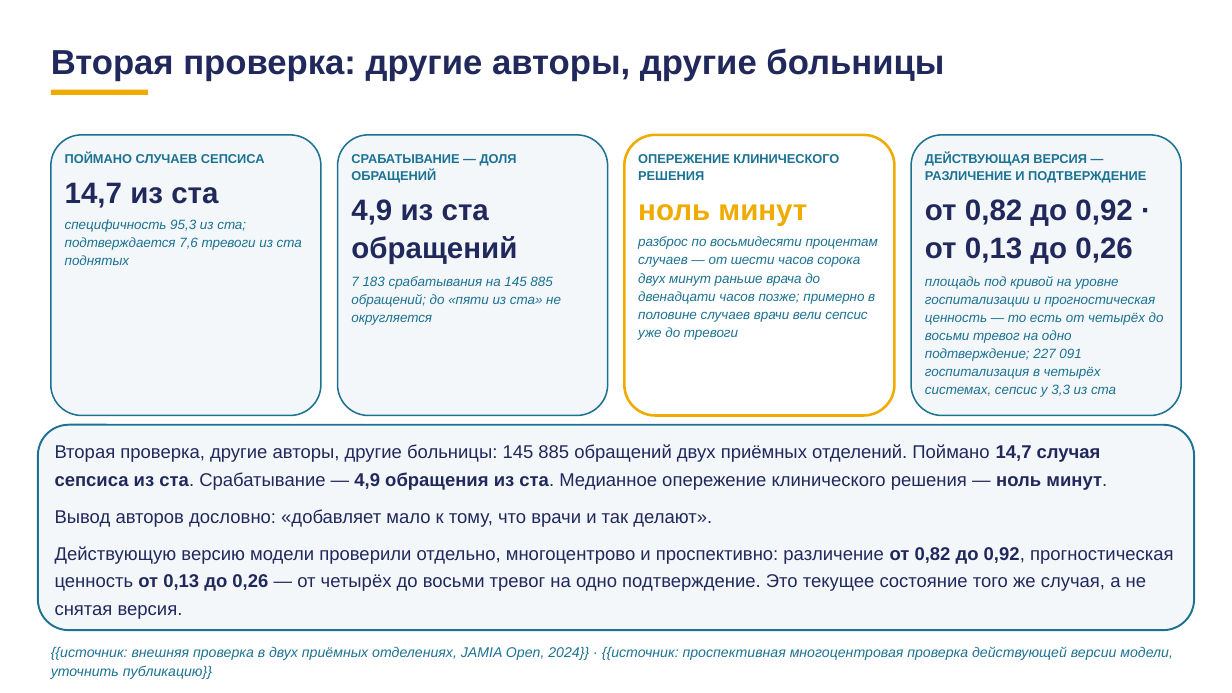
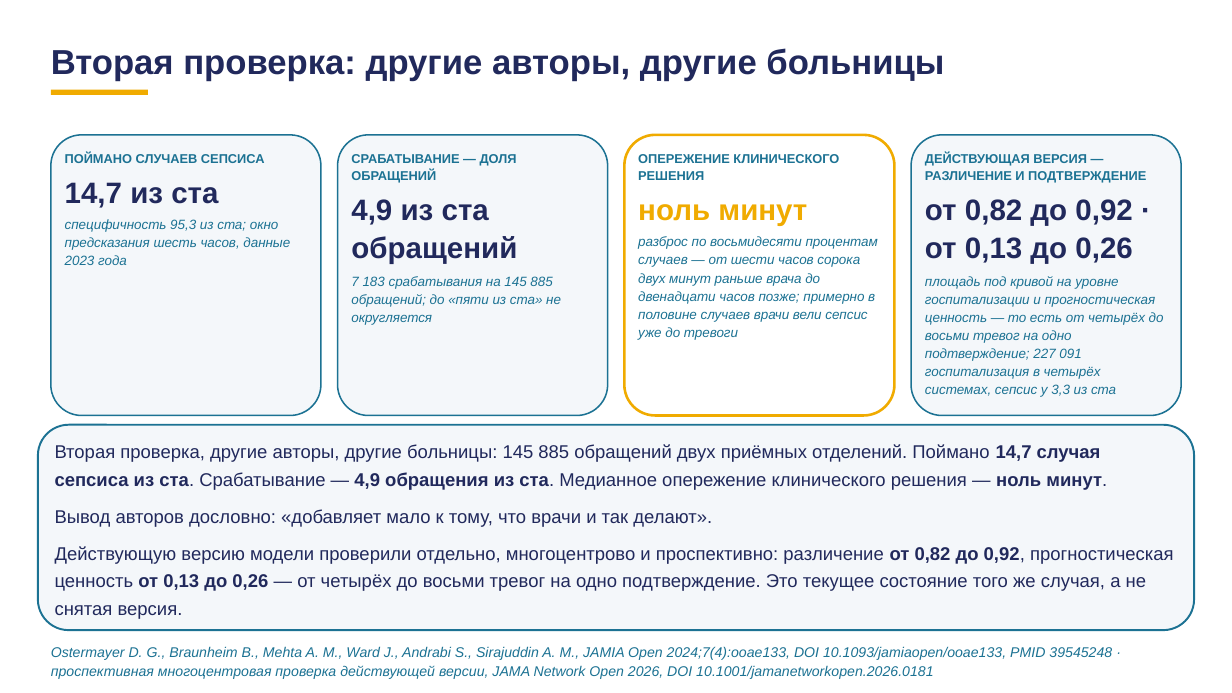
Before and after one commit to tellina-study/AI-usage-lessons, a slide deck: slide 59 of library/lectures/lec-07/rework/deck/lec-07-karkas.pptx. Drawn at 1232x693 pixels with LibreOffice and Linux fonts; fonts in the diff are those of the drawing. Boxes give left, top, right and bottom in pixels: in the first picture for what was removed or moved away, otherwise in the second. Text is boxed around its words. In the diff, an @@ line names an element or a change of style, - is before the commit and + after.

```diff
--- a/library/lectures/lec-07/rework/deck/lec-07-karkas.pptx
+++ b/library/lectures/lec-07/rework/deck/lec-07-karkas.pptx
@@ text at (65,219,290,265): text changed @@
-специфичность 95,3 из ста; подтверждается 7,6 тревоги из ста поднятых
+специфичность 95,3 из ста; окно предсказания шесть часов, данные 2023 года
@@ text at (51,646,1112,679): text changed @@
-{{источник: внешняя проверка в двух приёмных отделениях, JAMIA Open, 2024}} · {{источник: проспективная многоцентровая проверка действующей версии модели, уточнить публикацию}}
+Ostermayer D. G., Braunheim B., Mehta A. M., Ward J., Andrabi S., Sirajuddin A. M., JAMIA Open 2024;7(4):ooae133, DOI 10.1093/jamiaopen/ooae133, PMID 39545248 · проспективная многоцентровая проверка действующей версии, JAMA Network Open 2026, DOI 10.1001/jamanetworkopen.2026.0181
```
Also in this commit, not shown: 62 other slides changed, 5 other files.
